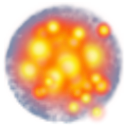
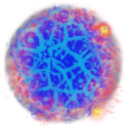
Layered file, before and after one edit (128x128). Changes by layer:
added layer "BlueSpray" above "RedSpray" over bbox(4, 1, 122, 125)
added layer "RedSpray" above "YellowSpray" over bbox(0, 0, 126, 127)
"Water": opacity 100% → 80%, painted on it over bbox(2, 1, 126, 126)
